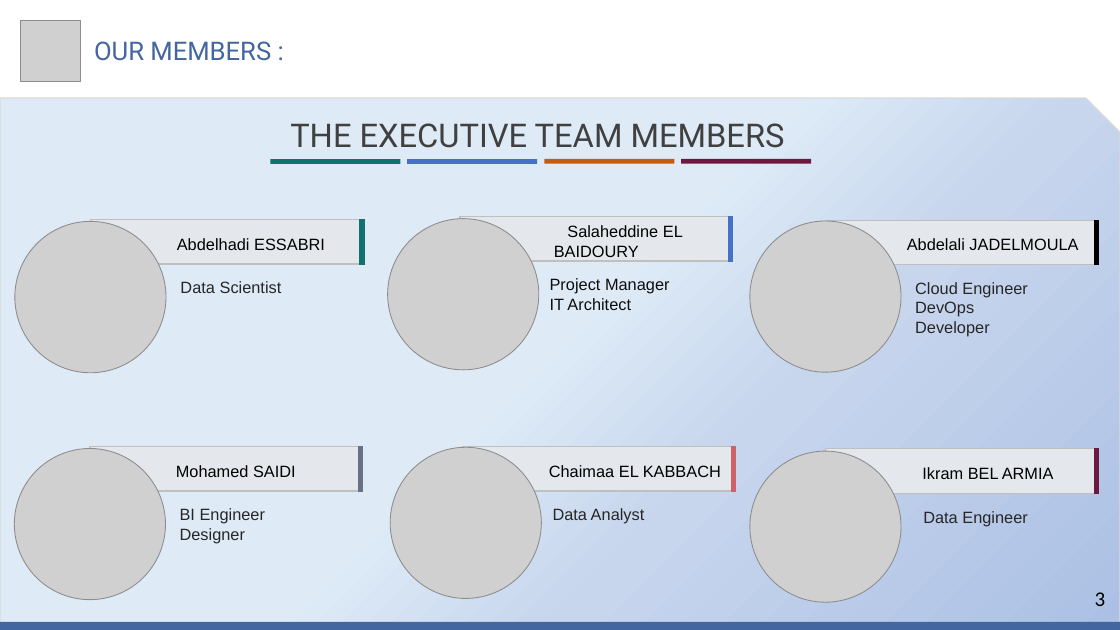
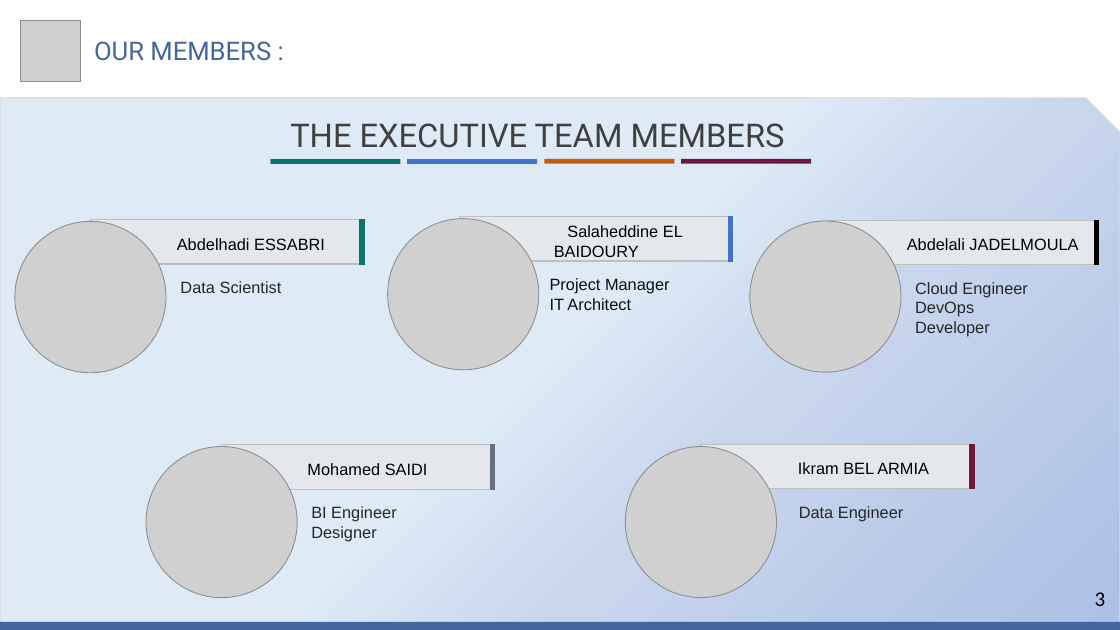
Before and after one commit to MiSalah/Real-Time-Data-Streaming-Analytics-System-for-tracking-Pedestrians, a slide deck: slide 3 of Progress' Presentations/Etat d'avancement - S1.pptx. Drawn at 1120x630 pixels with LibreOffice and Linux fonts; fonts in the diff are those of the drawing; grey boxes stand for pictures. Boxes give left, top, right and bottom in pixels: in the first picture for what was removed or moved away, otherwise in the second. Text is boxed around its words. In the diff, an @@ line names an element or a change of style, - is before the commit and + after.

Commit message:
add the progress presentation v2 : [exclude one member]

```diff
--- a/Progress' Presentations/Etat d'avancement - S1.pptx
+++ b/Progress' Presentations/Etat d'avancement - S1.pptx
@@ picture: place and size @@
-picture at (14,449,166,600)
+picture at (146,447,297,598)
@@ picture removed at (391,447,542,598) @@
@@ rectangle removed at (463,447,736,492) @@
-Chaimaa EL KABBACH
@@ 2 rectangles, 1 text: place and size @@
-2 rectangles, 1 text at (90,447,363,544)
+2 rectangles, 1 text at (222,444,495,542)
@@ rectangle removed at (732,447,736,492) @@
@@ 2 rectangles, 1 picture, 1 text: place and size @@
-2 rectangles, 1 picture, 1 text at (750,449,1099,602)
+2 rectangles, 1 picture, 1 text at (626,444,975,598)
@@ text removed at (553,508,645,524) @@
-Data Analyst
```
